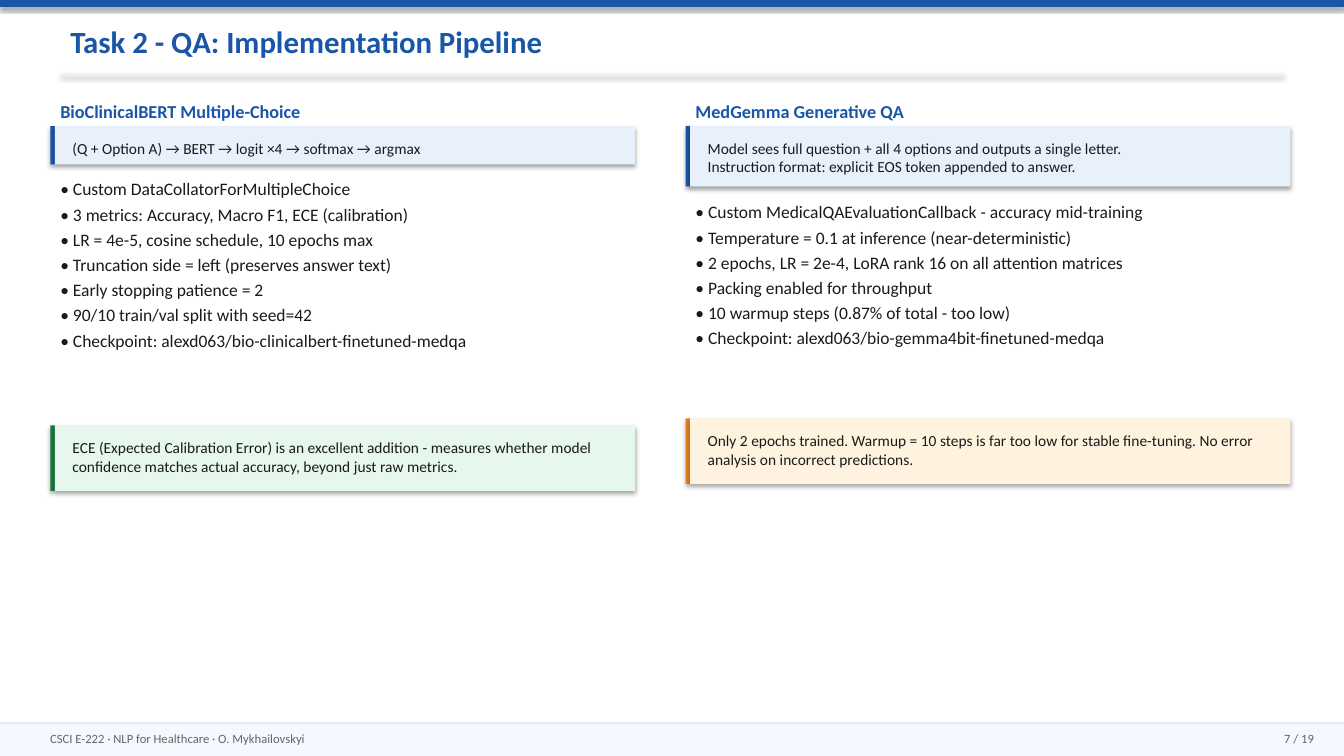
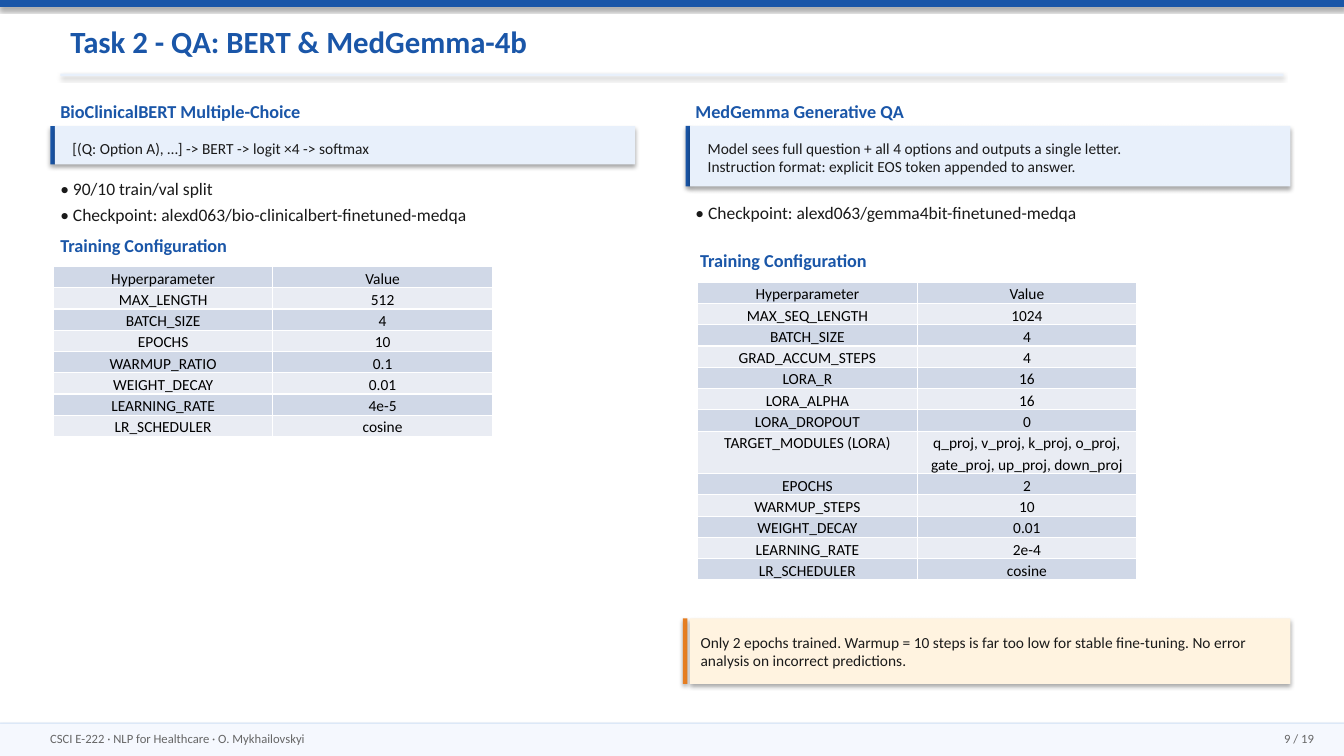
Before and after one commit to vonKleve/csci-e222-final-project, a slide deck: slide 9 of NLP_Healthcare_Mykhailovskyi.pptx (slide 7 before the commit). Drawn at 1344x756 pixels with LibreOffice and Linux fonts; fonts in the diff are those of the drawing. Boxes give left, top, right and bottom in pixels: in the first picture for what was removed or moved away, otherwise in the second. Text is boxed around its words. In the diff, an @@ line names an element or a change of style, - is before the commit and + after.

```diff
--- a/NLP_Healthcare_Mykhailovskyi.pptx
+++ b/NLP_Healthcare_Mykhailovskyi.pptx
@@ text at (70, 31, 527, 57): text changed @@
-Task 2 - QA: Implementation Pipeline
+Task 2 - QA: BERT & MedGemma-4b
@@ text at (72, 143, 369, 157): text changed @@
-(Q + Option A) → BERT → logit ×4 → softmax → argmax
+[(Q: Option A), …] -> BERT -> logit ×4 -> softmax
@@ text at (73, 183, 213, 198): text changed @@
-• Custom DataCollatorForMultipleChoice
-• 3 metrics: Accuracy, Macro F1, ECE (calibration)
-• LR = 4e-5, cosine schedule, 10 epochs max
-• Truncation side = left (preserves answer text)
-• Early stopping patience = 2
-• 90/10 train/val split with seed=42
+• 90/10 train/val split
@@ text at (708, 207, 1077, 222): text changed @@
-• Custom MedicalQAEvaluationCallback - accuracy mid-training
-• Temperature = 0.1 at inference (near-deterministic)
-• 2 epochs, LR = 2e-4, LoRA rank 16 on all attention matrices
-• Packing enabled for throughput
-• 10 warmup steps (0.87% of total - too low)
-• Checkpoint: alexd063/bio-gemma4bit-finetuned-medqa
+• Checkpoint: alexd063/gemma4bit-finetuned-medqa
@@ text added at (60, 239, 226, 255), 13 pt, text #1A56A8, bold @@
+Training Configuration
@@ table added at (53, 266, 493, 438), 8 rows, 2 columns @@
+Hyperparameter | Value
+MAX_LENGTH | 512
+BATCH_SIZE | 4
+EPOCHS | 10
+WARMUP_RATIO | 0.1
+WEIGHT_DECAY | 0.01
+LEARNING_RATE | 4e-5
+LR_SCHEDULER | cosine
@@ text added at (700, 254, 866, 270), 13 pt, text #1A56A8, bold @@
+Training Configuration
@@ table added at (698, 282, 1137, 585), 13 rows, 2 columns @@
+Hyperparameter | Value
+MAX_SEQ_LENGTH | 1024
+BATCH_SIZE | 4
+GRAD_ACCUM_STEPS | 4
+LORA_R | 16
+LORA_ALPHA | 16
+LORA_DROPOUT | 0
+TARGET_MODULES (LORA) | q_proj, v_proj, k_proj, o_proj, gate_proj, up_proj, down_proj
+EPOCHS | 2
+WARMUP_STEPS | 10
+WEIGHT_DECAY | 0.01
+LEARNING_RATE | 2e-4
+LR_SCHEDULER | cosine
@@ rectangle removed at (50, 425, 54, 491) @@
@@ rectangle removed at (55, 425, 635, 491) @@
@@ text removed at (72, 442, 591, 475) @@
-ECE (Expected Calibration Error) is an excellent addition - measures whether model confidence matches actual accuracy, beyond just raw metrics.
@@ rectangle: place and size @@
-rectangle at (686, 418, 690, 484)
+rectangle at (683, 618, 687, 684)
@@ rectangle: place and size @@
-rectangle at (690, 418, 1291, 484)
+rectangle at (690, 618, 1291, 684)
@@ text "Only 2 epochs trained. Warmup ...": place and size @@
-text "Only 2 epochs trained. Warmup ..." at (708, 435, 1253, 468)
+text "Only 2 epochs trained. Warmup ..." at (701, 637, 1246, 669)
@@ text at (1284, 735, 1314, 743): text changed @@
-7 / 19
+9 / 19
```
Also in this commit, not shown: 8 other slides changed, 1 slide removed, 1 other file.
